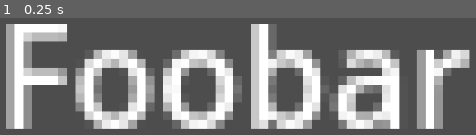
Above: before the commit, frame 1.
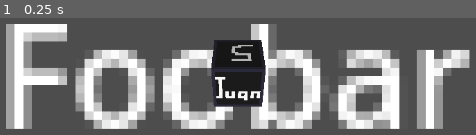
Above: after the commit, the same moment.

Repository: blenderer/Kyber-Dice
Game: Godot game, scene res://encounter.tscn
The game is run twice, just before and just after one commit, with the same random seed, the same clock (stepped at 60 frames per second) and the same inputs.
Inputs:
- Up to frame 1 (0.25 s): no input

The runs differ from the first frame. In frame 1, 6.0% of the frame differs, in the area x 44-56%, y 18-77%.

Commit message:
Add 3d dice viewport to 2d encounter scene

Diff:
--- a/Dice.tscn
+++ b/Dice.tscn
@@ -66,16 +66,17 @@
 [node name="RayCast3D-6" type="RayCast3D" parent="Dice"]
 transform = Transform3D(1, 0, 0, 0, 1, 0, 0, 0, 1, 0, -0.5, 0)
 
-[node name="StaticBody3D" type="StaticBody3D" parent="."]
+[node name="Floor" type="StaticBody3D" parent="."]
 transform = Transform3D(5.5, 0, 0, 0, 5.5, 0, 0, 0, 5.5, -2.38419e-07, -0.151209, -0.426448)
 
-[node name="MeshInstance3D" type="MeshInstance3D" parent="StaticBody3D"]
+[node name="MeshInstance3D" type="MeshInstance3D" parent="Floor"]
 transform = Transform3D(5.43, 0, 0, 0, 5.43, 0, 0, 0, 5.43, 0.948726, 0.172357, 0.441203)
+visible = false
 material_override = SubResource("StandardMaterial3D_mloud")
 mesh = SubResource("PlaneMesh_7gatu")
 skeleton = NodePath("")
 
-[node name="CollisionShape3D" type="CollisionShape3D" parent="StaticBody3D"]
+[node name="CollisionShape3D" type="CollisionShape3D" parent="Floor"]
 transform = Transform3D(5.43, 0, 0, 0, 5.43, 0, 0, 0, 5.43, 0.948726, 0.172357, 0.441203)
 shape = SubResource("ConcavePolygonShape3D_nilgu")
 
--- a/encounter.tscn
+++ b/encounter.tscn
@@ -1,4 +1,6 @@
-[gd_scene format=3 uid="uid://bltbm0jwulsr5"]
+[gd_scene load_steps=2 format=3 uid="uid://bltbm0jwulsr5"]
+
+[ext_resource type="PackedScene" uid="uid://ci2avjq1pux6n" path="res://Dice.tscn" id="1_7jljk"]
 
 [node name="Encounter" type="Node2D"]
 
@@ -11,3 +13,19 @@
 text = "Foobar"
 
 [node name="Camera2D" type="Camera2D" parent="."]
+
+[node name="SubViewportContainer" type="SubViewportContainer" parent="."]
+offset_left = -527.0
+offset_top = -265.0
+offset_right = 516.0
+offset_bottom = 248.0
+stretch = true
+
+[node name="DiceViewport" type="SubViewport" parent="SubViewportContainer"]
+transparent_bg = true
+handle_input_locally = false
+physics_object_picking = true
+size = Vector2i(1043, 513)
+render_target_update_mode = 4
+
+[node name="Dice Test" parent="SubViewportContainer/DiceViewport" instance=ExtResource("1_7jljk")]
